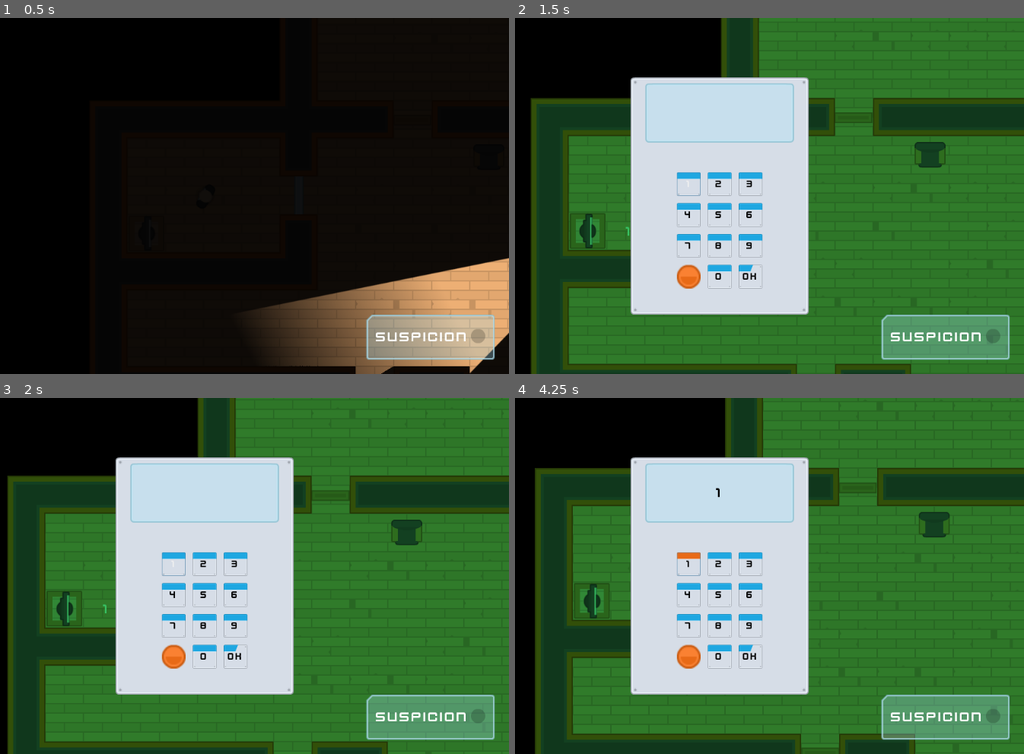
Above: before the commit, frames 1-4 (two rows, left to right).
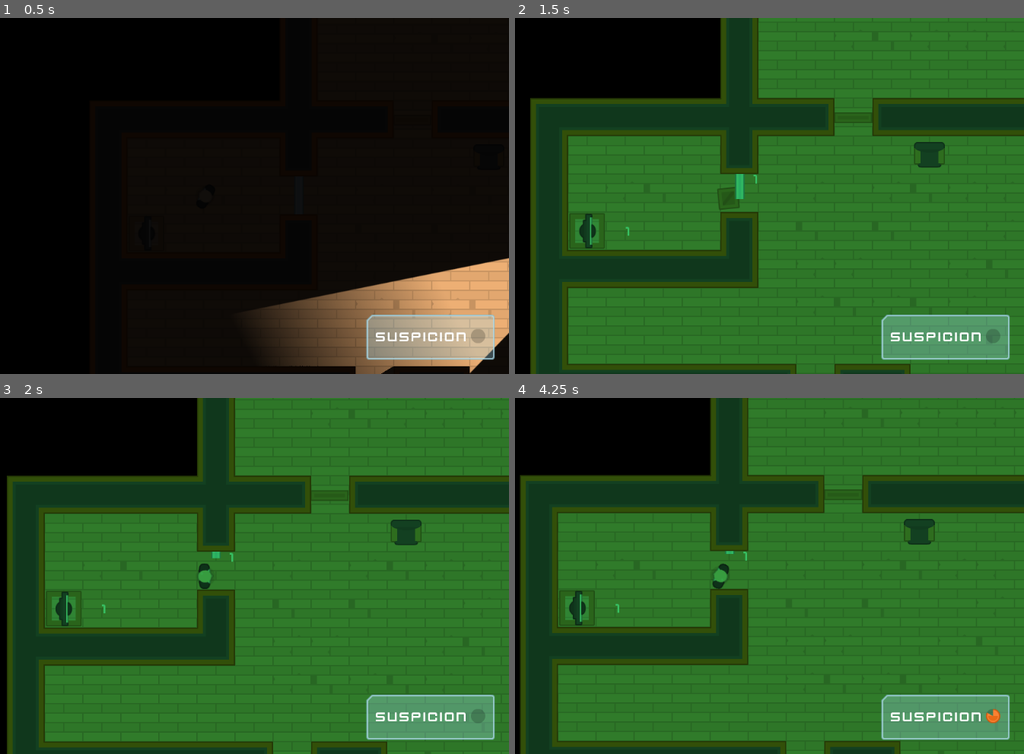
Above: after the commit, the same moments.

Repository: kleimaj/top-down-sneaky
Game: Godot game, scene res://Levels/Level1.tscn
Two runs of this game, one before a commit and one after it. Both use one fixed random seed, a clock stepped at 60 frames per second and the inputs below.
Inputs (mouse positions are in pixels of both pictures, inside the frame that each line leads up to):
- Up to frame 1 (0.5 s): no input
- Up to frame 2 (1.5 s): tap Enter at 0.5 s; move the mouse to (927, 121) at 0.52 s; hold D (move_right) 0.53-1.28 s; tap E (toggle_disguise, bound only after the commit) at 0.6 s; click (927, 121) at 0.67 s; move the mouse to (759, 196) at 1.27 s; hold S (move_down) from 1.28 s (still down); tap Space (fire) at 1.35 s; click (759, 196) at 1.42 s
- Up to frame 3 (2 s): keep holding S (move_down); tap E (toggle_disguise, bound only after the commit) at 1.55 s
- Up to frame 4 (4.25 s): release S (move_down) at 2 s; click (749, 657) at 2 s, where only the run before the commit has a clickable "OK"; click (749, 657) at 2.75 s, where only the run before the commit has a clickable "OK"; click (688, 565) at 3.5 s, where only the run before the commit has a clickable "1"

Frame 1 is identical in both runs. In frame 2, 24% of the frame differs, in the area x 2-85%, y 0-100%; in frame 3, 24%; in frame 4, 38%, in the area x 0-100%, y 0-100%.
Error in both runs: Invalid get index '0' (on base: 'PoolVector2Array'). (res://Characters/NPCs/Guard.gd:22)

Commit message:
adds toggle disguise player functionality

Diff:
--- /dev/null
+++ b/Characters/BoxOccluder.tres
@@ -0,0 +1,4 @@
+[gd_resource type="OccluderPolygon2D" format=2]
+
+[resource]
+polygon = PoolVector2Array( -16.9149, -18.1192, 17.5721, -17.9705, 17.8694, 18.003, -16.9149, 17.7057 )
--- /dev/null
+++ b/Characters/HumanOccluder.tres
@@ -0,0 +1,5 @@
+[gd_resource type="OccluderPolygon2D" format=2]
+
+[resource]
+cull_mode = 1
+polygon = PoolVector2Array( -10.8282, -16.7068, -6.52055, -21.5763, 2.46929, -21.389, 6.21507, -17.4559, 8.27523, -6.78048, 10.71, -3.03471, 11.8337, -1.5364, 12.2083, 0.523767, 9.39896, 5.01869, 7.71337, 10.0755, 6.58964, 17.3797, 3.03116, 21.3128, -7.08241, 21.3128, -10.8282, 16.0687, -11.39, 9.13903, -14.1994, 0.149191, -12.1392, -6.96777 )
--- a/Characters/TemplateCharacter.tscn
+++ b/Characters/TemplateCharacter.tscn
@@ -2,14 +2,11 @@
 
 [ext_resource path="res://GFX/PNG/Man Blue/manBlue_stand.png" type="Texture" id=1]
 [ext_resource path="res://Characters/TemplateCharacter.gd" type="Script" id=2]
+[ext_resource path="res://Characters/HumanOccluder.tres" type="OccluderPolygon2D" id=3]
 
 [sub_resource type="CapsuleShape2D" id=1]
 radius = 10.7099
 height = 22.8565
-
-[sub_resource type="OccluderPolygon2D" id=2]
-cull_mode = 1
-polygon = PoolVector2Array( -10.8282, -16.7068, -6.52055, -21.5763, 2.46929, -21.389, 6.21507, -17.4559, 8.27523, -6.78048, 10.71, -3.03471, 11.8337, -1.5364, 12.2083, 0.523767, 9.39896, 5.01869, 7.71337, 10.0755, 6.58964, 17.3797, 3.03116, 21.3128, -7.08241, 21.3128, -10.8282, 16.0687, -11.39, 9.13903, -14.1994, 0.149191, -12.1392, -6.96777 )
 
 [node name="TemplateCharacter" type="KinematicBody2D"]
 script = ExtResource( 2 )
@@ -26,4 +23,4 @@
 shape = SubResource( 1 )
 
 [node name="LightOccluder2D" type="LightOccluder2D" parent="."]
-occluder = SubResource( 2 )
+occluder = ExtResource( 3 )
--- a/Player.gd
+++ b/Player.gd
@@ -1,6 +1,13 @@
 extends "res://Characters/TemplateCharacter.gd"
 
 var motion = Vector2()
+
+const PLAYER_SPRITE = "res://GFX/PNG/Hitman 1/hitman1_stand.png"
+const BOX_SPRITE = "res://GFX/PNG/Tiles/tile_130.png"
+const HUMAN_OCCLUDER = "res://Characters/HumanOccluder.tres"
+const BOX_OCCLUDER = "res://Characters/BoxOccluder.tres"
+
+var disguised = false
 
 func _physics_process(delta):
 	update_movement()
@@ -25,3 +32,23 @@
 func _input(event):
 	if Input.is_action_just_pressed("fire"):
 		get_tree().call_group("Interface", "cycle_vision_mode")
+	if Input.is_action_just_pressed("toggle_disguise"):
+		toggle_disguise()
+
+func toggle_disguise():
+	if disguised:
+		reveal()
+	else:
+		disguise()
+
+func reveal():
+	$Sprite.texture = load(PLAYER_SPRITE)
+	$LightOccluder2D.occluder = load(HUMAN_OCCLUDER)
+	disguised = false
+	collision_layer = 1
+
+func disguise():
+	$Sprite.texture = load(BOX_SPRITE)
+	$LightOccluder2D.occluder = load(BOX_OCCLUDER)
+	disguised = true
+	collision_layer = 16
--- a/project.godot
+++ b/project.godot
@@ -50,6 +50,11 @@
 "events": [ Object(InputEventKey,"resource_local_to_scene":false,"resource_name":"","device":0,"alt":false,"shift":false,"control":false,"meta":false,"command":false,"pressed":false,"scancode":32,"unicode":0,"echo":false,"script":null)
  ]
 }
+toggle_disguise={
+"deadzone": 0.5,
+"events": [ Object(InputEventKey,"resource_local_to_scene":false,"resource_name":"","device":0,"alt":false,"shift":false,"control":false,"meta":false,"command":false,"pressed":false,"scancode":69,"unicode":0,"echo":false,"script":null)
+ ]
+}
 
 [layer_names]
 
